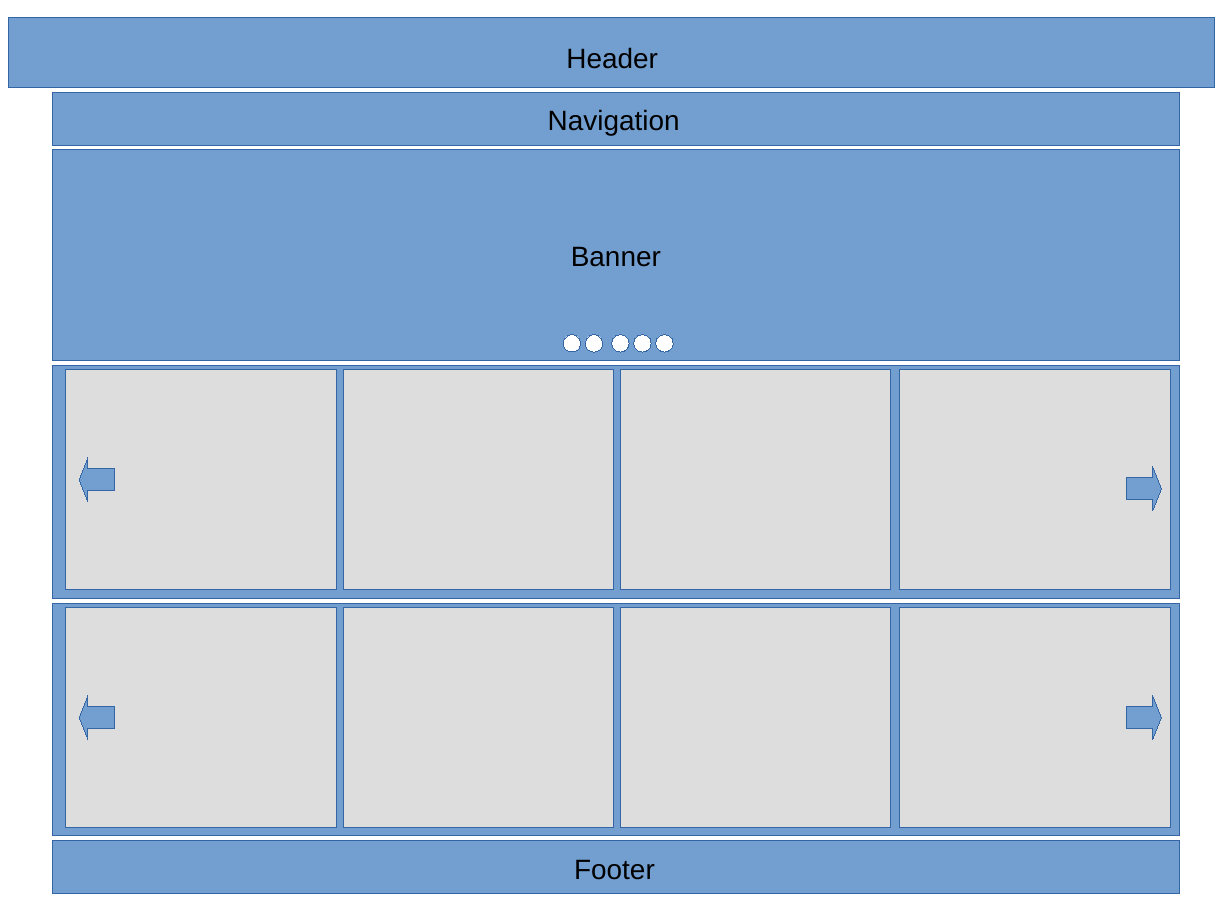
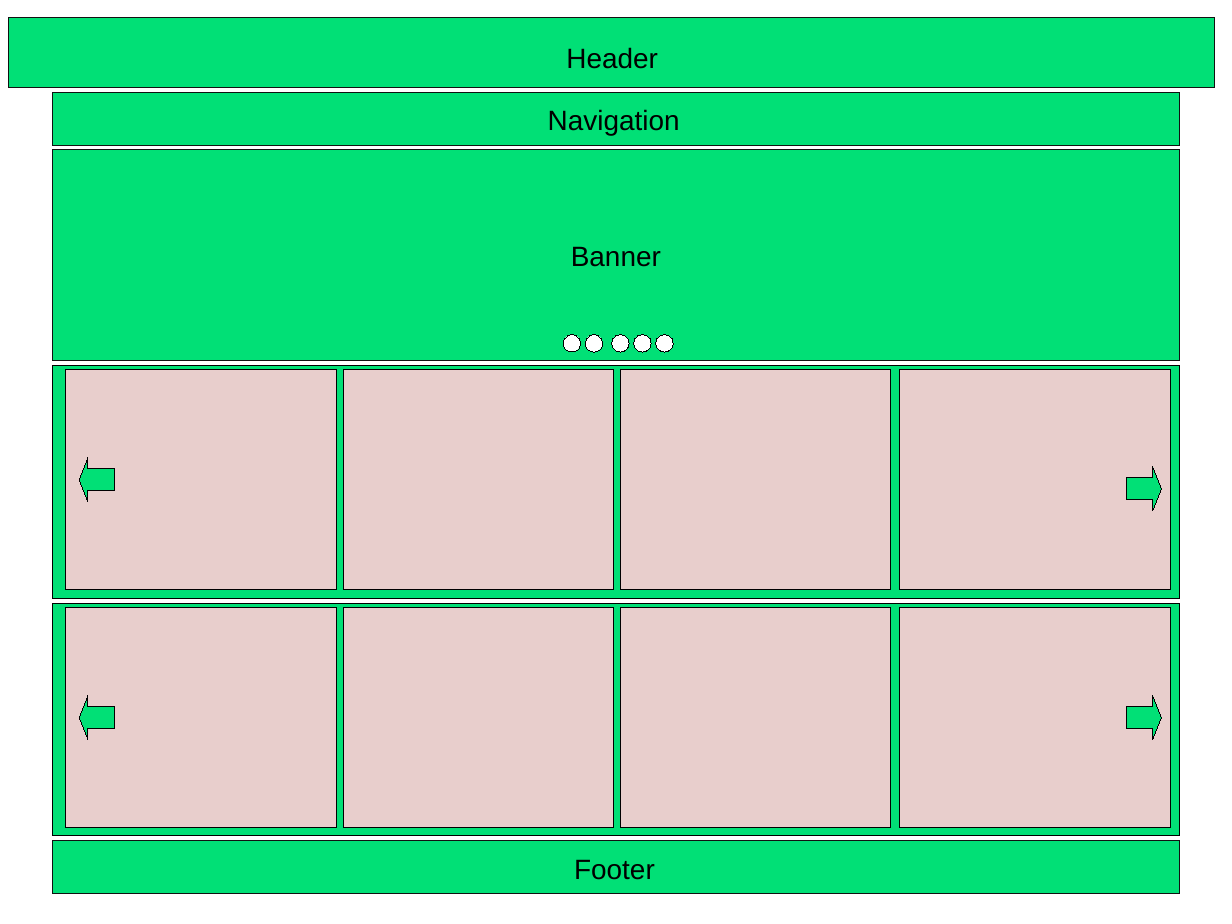
Before and after one commit to bruasu/DAWII-Bruno, a slide deck: slide 1 of schedule/prototype PetShop.odp. Drawn at 1232x924 pixels with LibreOffice and Linux fonts; fonts in the diff are those of the drawing. Boxes give left, top, right and bottom in pixels: in the first picture for what was removed or moved away, otherwise in the second. Text is boxed around its words. In the diff, an @@ line names an element or a change of style, - is before the commit and + after.

```diff
--- a/schedule/prototype PetShop.odp
+++ b/schedule/prototype PetShop.odp
@@ outline #3465A4 0 pt to #000000 0 pt in 5 elements at box(563, 334, 581, 352), box(586, 334, 604, 352), box(612, 334, 629, 352), box(634, 334, 652, 352), box(656, 334, 674, 352) @@
@@ fill #DDDDDD to #E8CECC; outline #3465A4 0 pt to #000000 0 pt in 8 elements at box(620, 370, 891, 590), box(66, 370, 337, 590), box(900, 370, 1171, 590), box(343, 370, 614, 590), box(620, 607, 891, 827), box(66, 607, 337, 827), box(900, 607, 1171, 827), box(343, 607, 614, 827) @@
@@ fill #729FCF to #01E076; outline #3465A4 0 pt to #000000 0 pt in 6 elements at box(53, 366, 1179, 598), box(53, 604, 1179, 836), box(1127, 466, 1162, 510), box(1127, 695, 1162, 739), box(79, 457, 114, 501), box(79, 695, 114, 739) @@
@@ fill #729FCF to #01E076; outline #3465A4 0 pt to #111111 0 pt in 4 elements at box(53, 150, 1179, 361), box(9, 18, 1215, 88), box(53, 93, 1179, 145), box(53, 841, 1179, 893) @@
```
Also in this commit, not shown: 3 other slides changed, 3 slides added, 3 other files.
